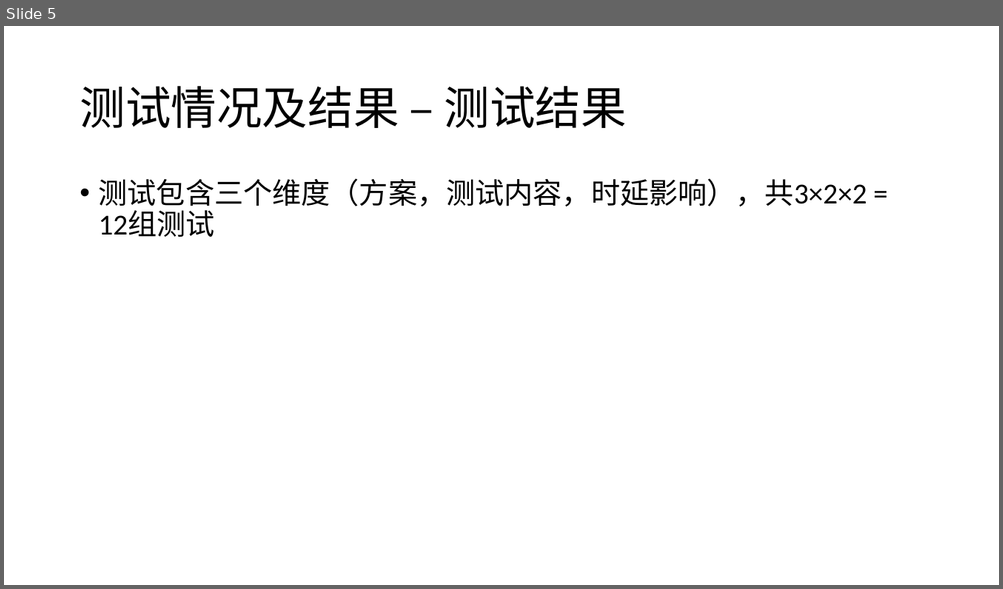
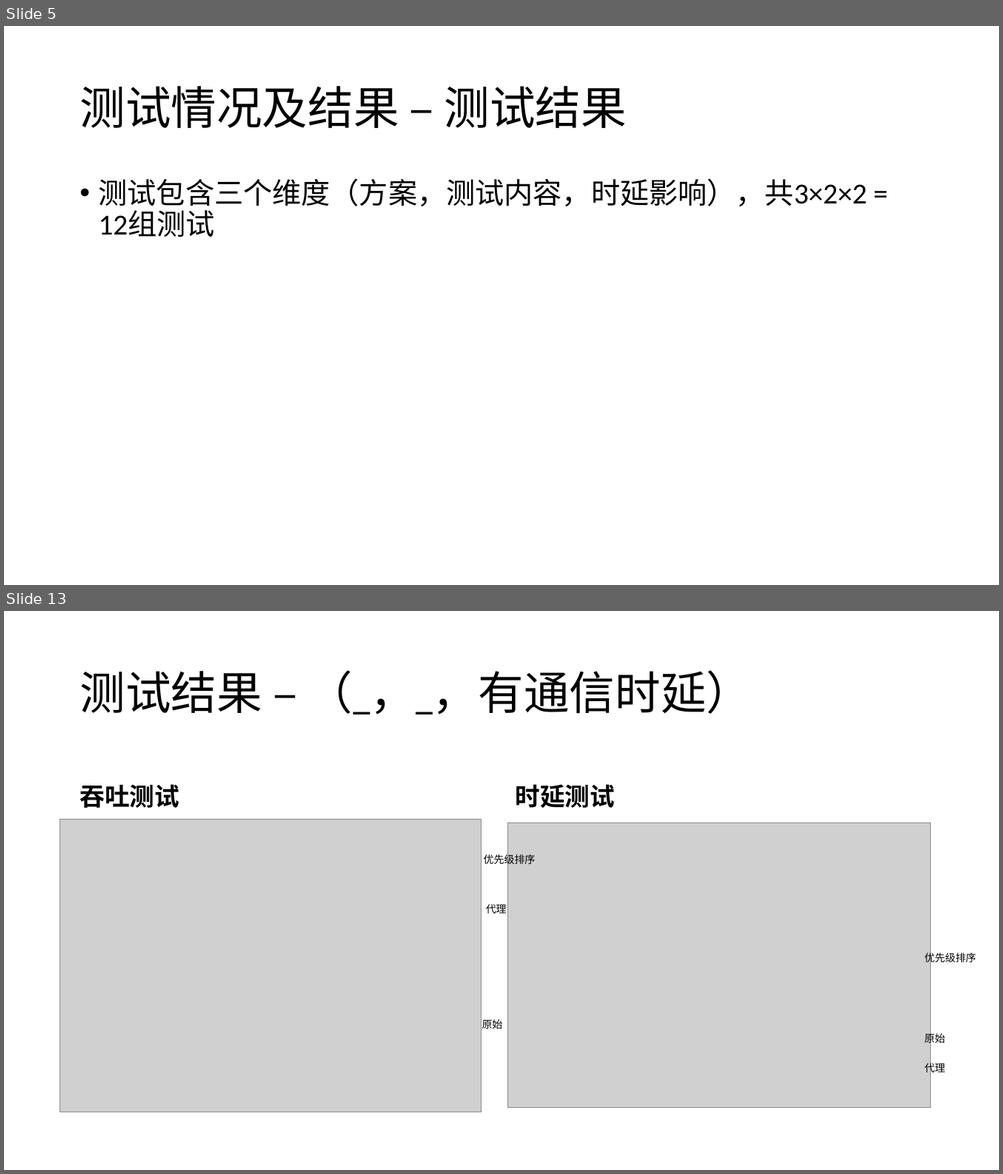
Before and after one commit to fhydralisk/report_hw, a slide deck: 1.15-Fan Chengze.pptx. Shown one above the other, each under a label of ours: slide 5 before the commit, slides 5 and 13 after it; the slides between them are not shown. The pictures are 1003x589 and 1003x1174 pixels, drawn with LibreOffice and Linux fonts; fonts in the diff are those of the drawing; grey boxes stand for pictures. Boxes give left, top, right and bottom in pixels: in the first picture for what was removed or moved away, otherwise in the second. Text is boxed around its words. In the diff, an @@ line names an element or a change of style, - is before the commit and + after.

```diff
--- a/1.15-Fan Chengze.pptx
+++ b/1.15-Fan Chengze.pptx
@@ slide 13 added at <box>4,611,999,1170</box>, background #FFFFFF @@
@@ title added at <box>80,670,751,715</box>, 44 pt, text #000000 @@
+测试结果 – （_，_，有通信时延）
@@ text added at <box>80,784,179,808</box>, 24 pt, text #000000, bold @@
+吞吐测试
@@ text added at <box>515,784,614,808</box>, 24 pt, text #000000, bold @@
+时延测试
@@ picture added at <box>60,819,481,1113</box> @@
@@ picture added at <box>508,823,930,1108</box> @@
@@ text added at <box>484,853,535,866</box>, 10 pt, text #000000 @@
+优先级排序
@@ text added at <box>486,904,506,914</box>, 10 pt, text #000000 @@
+代理
@@ text added at <box>924,951,976,965</box>, 10 pt, text #000000 @@
+优先级排序
@@ text added at <box>482,1019,503,1029</box>, 10 pt, text #000000 @@
+原始
@@ text added at <box>924,1032,945,1045</box>, 10 pt, text #000000 @@
+原始
@@ text added at <box>924,1062,945,1075</box>, 10 pt, text #000000 @@
+代理
```
Also in this commit, not shown: 9 slides changed.
